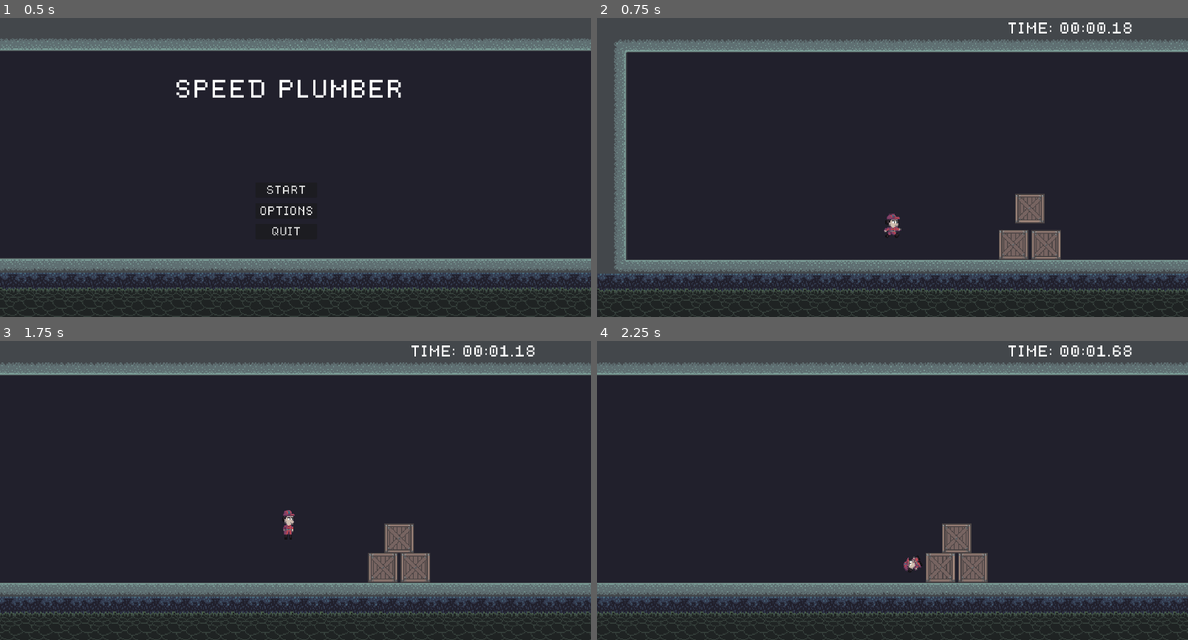
Above: before the commit, frames 1-4 (two rows, left to right).
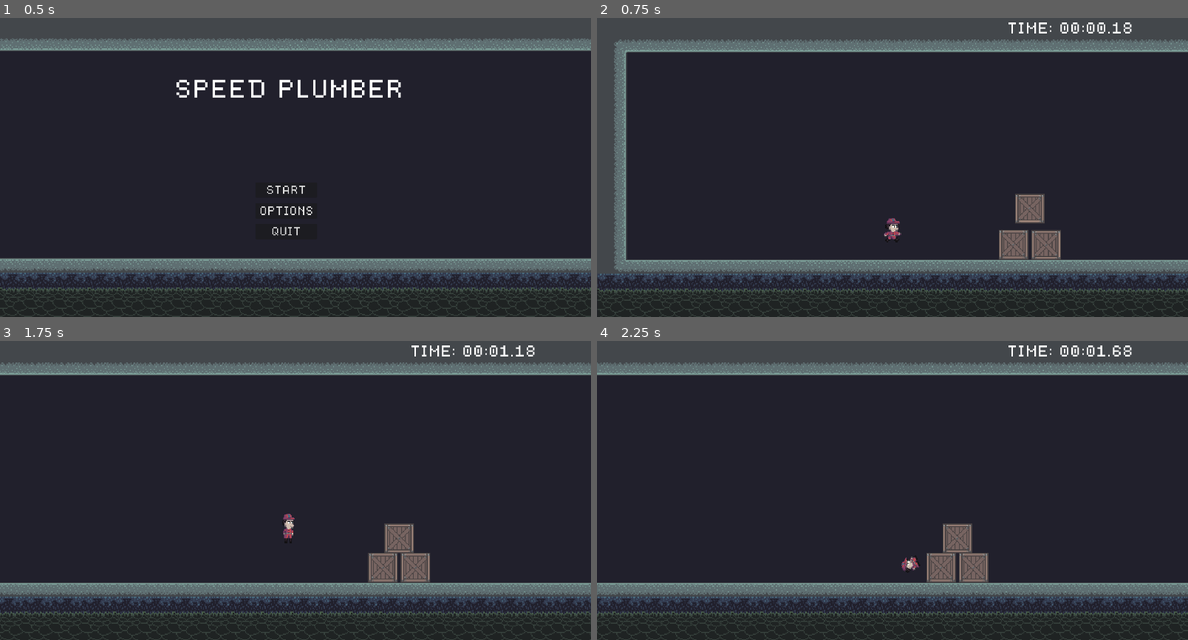
Above: after the commit, the same moments.

Repository: cyps8/SpeedJam4
Game: Godot game, scene res://Nodes/Scenes/root.tscn
Same seed, same stepped clock (60 frames per second), same inputs: the game is played once before the commit and once after it. Sound files missing from this copy of the repository are replaced by a short silence.
Inputs:
- Up to frame 1 (0.5 s): no input
- Up to frame 2 (0.75 s): click "START" at 0.5 s
- Up to frame 3 (1.75 s): tap Enter at 1.25 s; hold D (Right) from 1.28 s (still down); hold Ctrl (Crouch) from 1.28 s (still down); tap Space (Jump) at 1.52 s
- Up to frame 4 (2.25 s): keep holding D (Right); release Ctrl (Crouch) at 2.03 s; tap Shift (Roll) at 2.1 s

Frame 1 is identical in both runs. In frame 2, 0.2% of the frame differs, in the area x 48-52%, y 65-76%; in frame 3, 0.1%; in frame 4, 4.4%, in the area x 0-100%, y 7-100%.

Commit message:
[~Changed] Jump height

Diff:
--- a/Scripts/Player.gd
+++ b/Scripts/Player.gd
@@ -34,7 +34,7 @@
 
 func _physics_process(delta):
 
-	var gravMult: float = 3.5
+	var gravMult: float = 4.5
 
 	if Input.is_action_pressed("Crouch"):
 		crouching = true
Not shown, changed: export_presets.cfg
